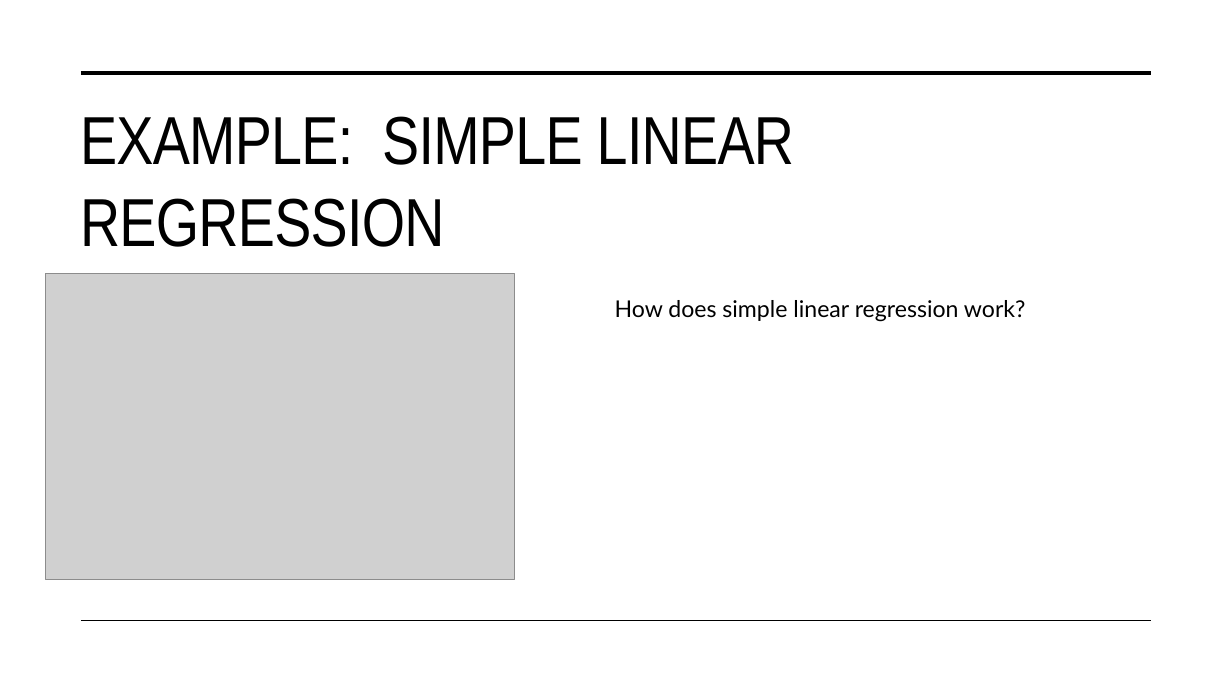
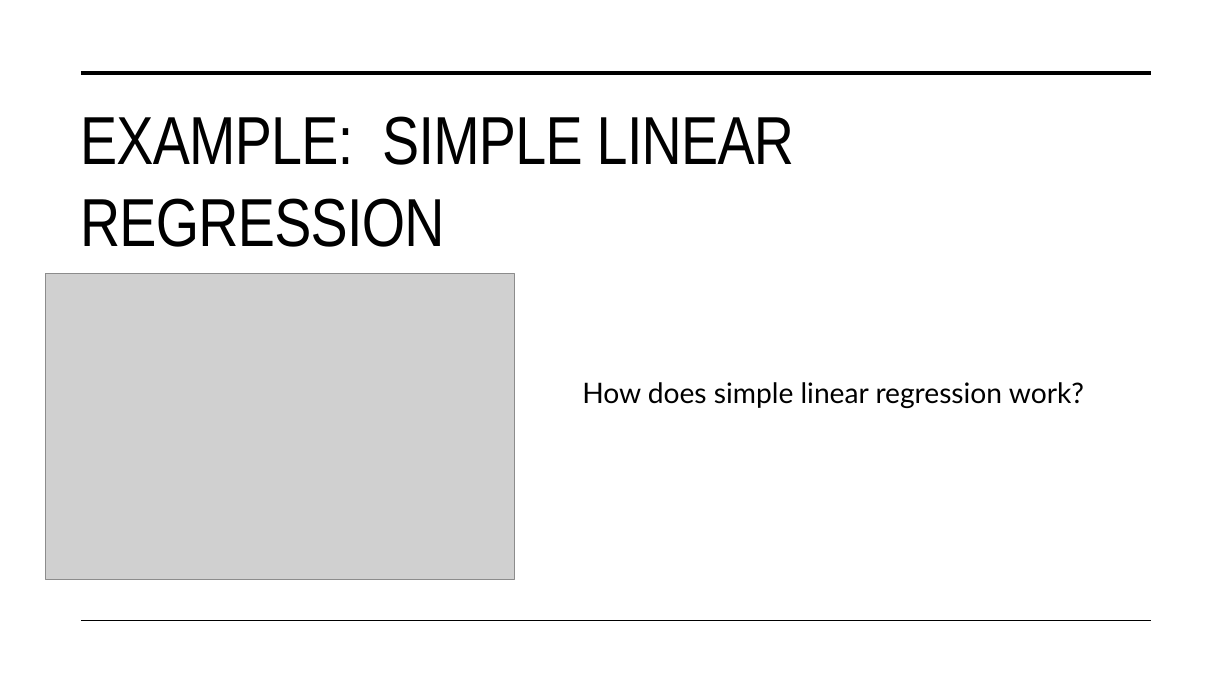
Before and after one commit to STAT-486-Fall-2026/course-content, a slide deck: slide 30 of slides/01-intro-to-ml.pptx. Drawn at 1232x693 pixels with LibreOffice and Linux fonts; fonts in the diff are those of the drawing; grey boxes stand for pictures. Boxes give left, top, right and bottom in pixels: in the first picture for what was removed or moved away, otherwise in the second. Text is boxed around its words. In the diff, an @@ line names an element or a change of style, - is before the commit and + after.

Commit message:
chang ols example; consolidate challenges

```diff
--- a/slides/01-intro-to-ml.pptx
+++ b/slides/01-intro-to-ml.pptx
@@ text "How does simple linear regression ...": place and size @@
-text "How does simple linear regression ..." at [615,300,1026,322]
+text "How does simple linear regression ..." at [582,382,1084,408]
@@ text "How does simple linear regression ..." at [582,382,1084,408]: size 18 to 22 pt @@
```
Also in this commit, not shown: 8 other slides changed, 2 slides added, 1 other file.
